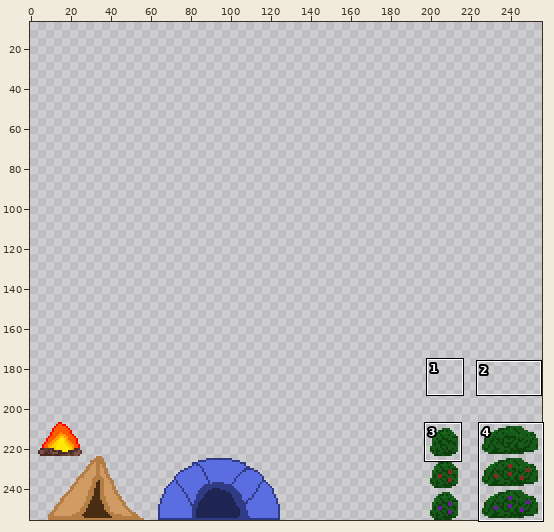
Pixel-art file: Vojtech/Assets/Sprites/Forest/Forest_Tilemap.aseprite. Above, an overview of the earlier version with the close-up marked.
Close-up. Before:
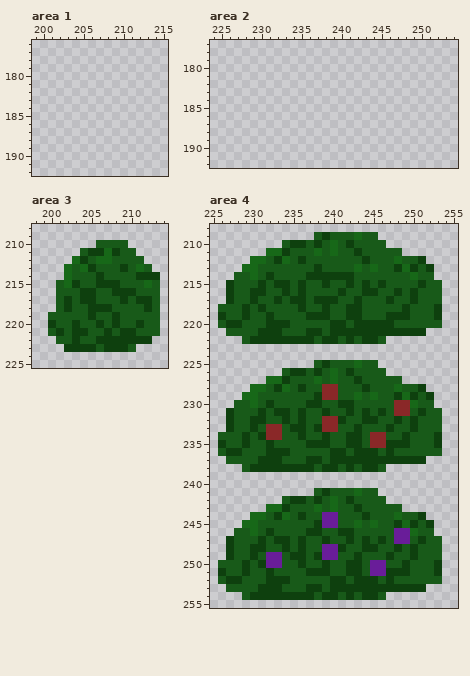
256x256 pixels, 1 frame. Colours within 5 levels of each other are drawn and written as one. Shown: area 1: x 199..215, y 176..192; area 2: x 224..254, y 177..192; area 3: x 198..214, y 208..225; area 4: x 225..255, y 208..255. The wide view leaves out empty margins. The commit also changed other parts of the picture, which this record leaves out.
After the commit:
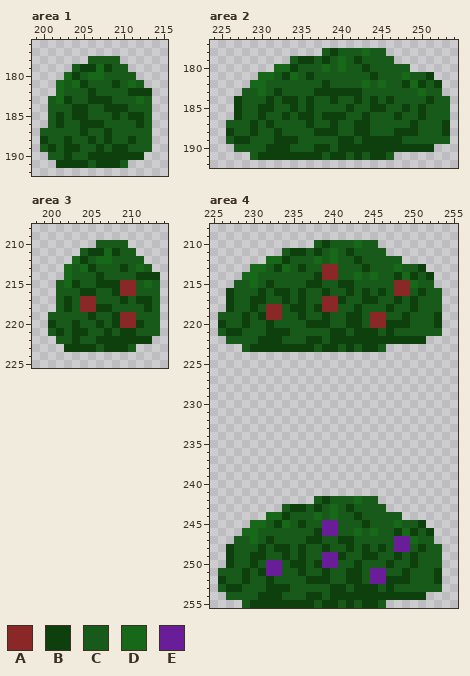
Palette (. is transparent): A #8a2828  B #0e400e  C #185a19  D #176818  E #691d99
From old to new:
Area 1:
y 178: x 206..209 .... -> CCCC
y 179: x 204..210 ....... -> CBBDBCC
y 180: x 203..211 ......... -> DBCDDCCCC
y 181: x 202..212 ........... -> DCDBCCCBCDC
y 182: x 202..213 ............ -> DCCCBCCCCBBB
y 183: x 201..213 ............. -> CDBCCBBBCCCDC
y 184: x 201..213 ............. -> CCCBBCCBBBCCC
y 185: x 201..213 ............. -> CBCBBCCCBCBBC
y 186: x 201..213 ............. -> CBCCBBBCCCCBC
y 187: x 200..213 .............. -> CCCCCBCCBCCCCC
y 188: x 200..213 .............. -> BCCBCCBCBCCBCC
y 189: x 200..213 .............. -> CBCBBCCBCBBCCC
y 190: x 201..212 ............ -> CCBCCBBBBBBB
y 191: x 202..210 ......... -> BBBBCBBBC
Area 2:
y 178: x 238..245 ........ -> CBCCCDCC
y 179: x 234..246 ............. -> CBBCBCDCBCCCC
y 180: x 232..248 ................. -> DDBCCCDCDCCBCCCCC
y 181: x 230..251 ...................... -> DDCBDCBCCCCCCCBCCCDCCB
y 182: x 229..252 ........................ -> DDCCCCCCCBCCCCDCDCCBDBCB
y 183: x 228..252 ......................... -> CCDCBCCCCBBBBBBCCCCCCCDCC
y 184: x 227..253 ........................... -> BCCCBCBBCBCCBCCBCBCBCCCCBCC
y 185: x 227..253 ........................... -> BCCBBCCBCBCCCCBCCBBCCBCBCCC
y 186: x 227..253 ........................... -> BCCBCCBCBBCBBBCCBCCCBCCBCCC
y 187: x 226..253 ............................ -> CCCBCBCCCCBCCBCCBBCCCCCBCCCB
y 188: x 226..253 ............................ -> BCCBCCBCCCCBBBCCBBCCCBBBCCCB
y 189: x 226..253 ............................ -> CBBCCCBBBCCCCCBBCBBBBBCCCCCC
y 190: x 227..251 ......................... -> CCCCBBBCCCBBCBBBBBBBBBBBB
y 191: x 229..246 .................. -> CBBBBBBBBCBBCBCBBC
Area 3:
y 215: x 209..210 CC -> AA
y 216: x 209..210 BB -> AA
y 217: x 204..205 BB -> AA
y 218: x 204..205 CB -> AA
y 219..220: x 209..210 CC -> AA
Area 4:
y 209: x 238..245 CBCCCDCC -> ........
y 210: x 234..240 CBBCBCD -> ....CBC; x 242..243 BC -> CD; x 246 C -> .
y 211: x 232..236 DDBCC -> ..CBB; x 238 D -> B; x 242..243 CB -> BC; x 247..248 CC -> ..
y 212: x 230..234 DDCBD -> ..DDB; x 236 B -> C; x 238 C -> D; x 240 C -> D; x 243..244 CB -> BC; x 248..251 DCCB -> C...
y 213: x 229 D -> .; x 231 C -> D; x 233..234 CC -> BD; x 236 C -> B; x 238..240 BCC -> CAA; x 243..245 DCD -> CBC; x 248..252 BDBCB -> DCCB.
y 214: x 228..229 CC -> .D; x 232 B -> C; x 237 B -> C; x 239..243 BBBBC -> AACCD; x 245 C -> D; x 248..250 CCD -> BDB; x 252 C -> B
y 215: x 227 B -> .; x 230..234 CBCBB -> DCBCC; x 236..239 BCCB -> CBBC; x 241 C -> B; x 244 B -> C; x 246 B -> C; x 248..251 CCCB -> AADC; x 253 C -> .
y 216: x 230 B -> C; x 233 C -> B; x 239 C -> B; x 241..242 BC -> CB; x 245..246 BC -> CB; x 248..251 BCBC -> AACB
y 217: x 231 C -> B; x 233..235 BCB -> CBC; x 238..241 BBBC -> CAAB; x 243..245 BCC -> CBB; x 247..248 BC -> CB
y 218: x 226..227 CC -> .B; x 229..233 BCBCC -> CBCAA; x 235 C -> B; x 238..240 CBC -> BAA; x 242 B -> C; x 247 C -> B; x 249..250 BC -> CB; x 253 B -> C
y 219: x 226 B -> C; x 231..233 CBC -> BAA; x 236..238 CBB -> BCC; x 245..248 CCBB -> AACC
y 220: x 226..229 CBBC -> BCCB; x 233..234 BB -> CC; x 237..242 CCCBBC -> BBBCCB; x 244..246 BBB -> CAA; x 248..249 CC -> BB; x 253 C -> B
y 221: x 226..228 .CC -> CBB; x 231 B -> C; x 234 C -> B; x 237..238 BB -> CC; x 242 B -> C; x 246 B -> C; x 248..253 BBBB.. -> CCCCCC
y 222: x 227..228 .. -> CC; x 230 B -> C; x 234..236 BBB -> CCC; x 238..239 CB -> BC; x 241 C -> B; x 243 C -> B; x 246..251 C..... -> BBBBBB
y 223: x 229..246 .................. -> CBBBBBBBBCBBCBCBBC
y 225: x 238..245 CBCCCDCC -> ........
y 226: x 234..246 CBBCBCDCBCCCC -> .............
y 227: x 232..248 DDBCCCDCDCCBCCCCC -> .................
y 228: x 230..251 DDCBDCBCCAACCCBCCCDCCB -> ......................
y 229: x 229..252 DDCCCCCCCBAACCDCDCCBDBCB -> ........................
y 230: x 228..252 CCDCBCCCCBBCCBBCCCCCAADCC -> .........................
y 231: x 227..253 BCCCBCBBCBCCBCCBCBCBCAACBCC -> ...........................
y 232: x 227..253 BCCBBCCBCBCCAABCCBBCCBCBCCC -> ...........................
y 233: x 227..253 BCCBCAACBBCBAACCBCCCBCCBCCC -> ...........................
y 234: x 226..253 CCCBCBAACCBCCBCCBBCAACCBCCCB -> ............................
y 235: x 226..253 BCCBCCBCCCCBBBCCBBCAABBBCCCB -> ............................
y 236: x 226..253 CBBCCCBBBCCCCCBBCBBBCBCCCCCC -> ............................
y 237: x 227..251 CCCCBBBCCCBBCBBBBBBBBBBBB -> .........................
y 238: x 229..246 CBBBBBBBBCBBCBCBBC -> ..................
y 241: x 238..245 CBCCCDCC -> ........
y 242: x 234..240 CBBCBCD -> ....CBC; x 242..243 BC -> CD; x 246 C -> .
y 243: x 232..236 DDBCC -> ..CBB; x 238 D -> B; x 242..243 CB -> BC; x 247..248 CC -> ..
y 244: x 230..234 DDCBD -> ..DDB; x 236 B -> C; x 238..240 CEE -> DCD; x 243..244 CB -> BC; x 248..251 DCCB -> C...
y 245: x 229 D -> .; x 231 C -> D; x 233..234 CC -> BD; x 236 C -> B; x 238 B -> C; x 243..245 DCD -> CBC; x 248..252 BDBCB -> DCCB.
y 246: x 228..229 CC -> .D; x 232 B -> C; x 237 B -> C; x 239..243 CCBBC -> EECCD; x 245 C -> D; x 248..250 EED -> BDB; x 252 C -> B
y 247: x 227 B -> .; x 230..234 CBCBB -> DCBCC; x 236..239 BCCB -> CBBC; x 241 C -> B; x 244 B -> C; x 246 B -> C; x 250..251 CB -> DC; x 253 C -> .
y 248: x 230 B -> C; x 233 C -> B; x 239..242 EEBC -> BCCB; x 245..246 BC -> CB; x 248..251 BCBC -> EECB
y 249: x 231..235 CEECB -> BCCBC; x 238 B -> C; x 241 C -> B; x 243..245 BCC -> CBB; x 247..248 BC -> CB
y 250: x 226..227 CC -> .B; x 229..231 BCB -> CBC; x 235 C -> B; x 238..240 CBC -> BEE; x 242 B -> C; x 245..247 EEC -> CCB; x 249..250 BC -> CB; x 253 B -> C
y 251: x 226 B -> C; x 231..233 CBC -> BEE; x 236..238 CBB -> BCC; x 247..248 BB -> CC
y 252: x 226..229 CBBC -> BCCB; x 233..234 BB -> CC; x 237..242 CCCBBC -> BBBCCB; x 244..246 BBC -> CEE; x 248..249 CC -> BB; x 253 C -> B
y 253: x 226..228 .CC -> CBB; x 231 B -> C; x 234 C -> B; x 237..238 BB -> CC; x 242 B -> C; x 246 B -> C; x 248..253 BBBB.. -> CCCCCC
y 254: x 227..228 .. -> CC; x 230 B -> C; x 234..236 BBB -> CCC; x 238..239 CB -> BC; x 241 C -> B; x 243 C -> B; x 246..251 C..... -> BBBBBB
y 255: x 229..246 .................. -> CBBBBBBBBCBBCBCBBC
Boxes around the changes in both close-ups, in picture pixels (x1, y1, x2, y2):
added: (40, 56, 152, 168)
added: (226, 48, 450, 160)
changed: (80, 280, 136, 328)
changed: (218, 232, 442, 608)
